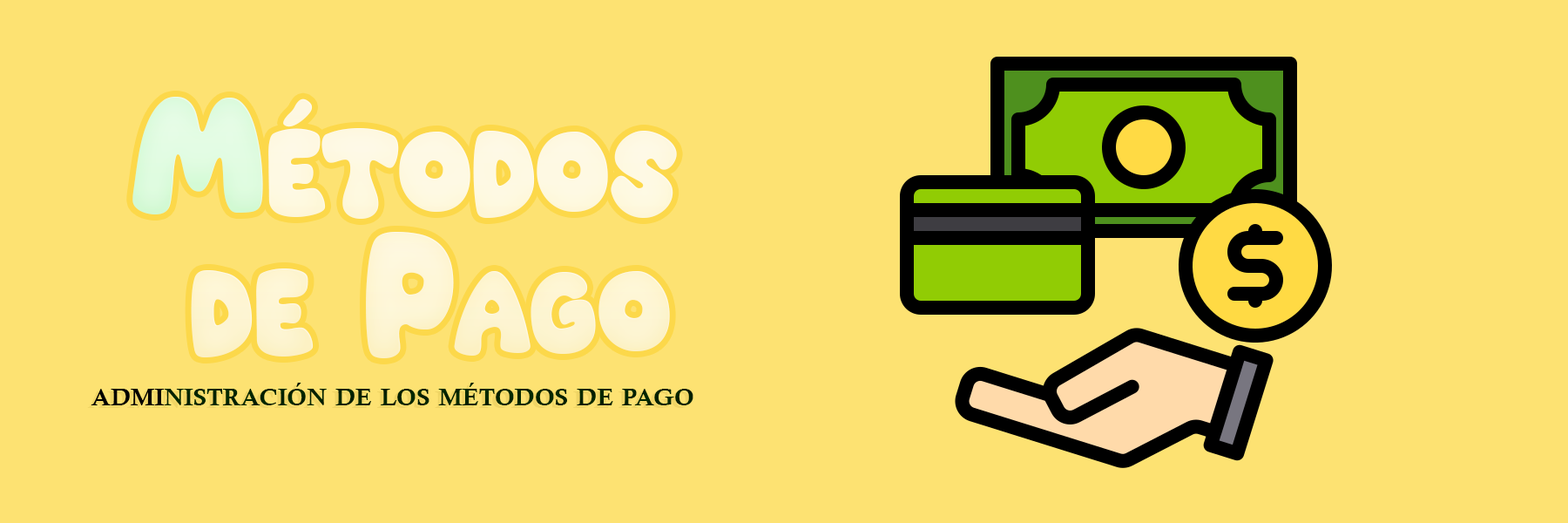
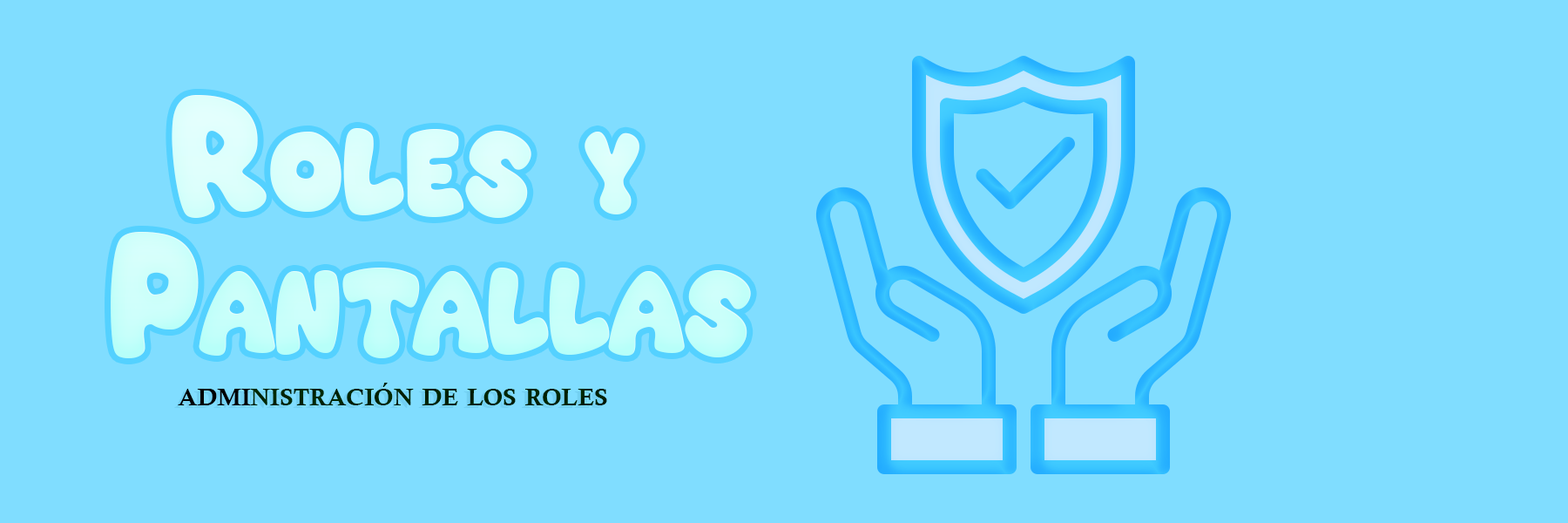
Layer changes from the first 1568px x 523px image to the second:
removed layer "4564998" over box(899, 56, 1332, 468)
renamed "administración de los métodos de pago" to "administración de los roles", painted on it over box(90, 382, 694, 406)
added layer "2345500" above "Roles y Pantallas" over box(815, 55, 1232, 474)
renamed "Métodos de Pago" to "Roles y Pantallas", painted on it over box(110, 94, 751, 359)
painted on "Capa 1" over box(0, 0, 1568, 523)
